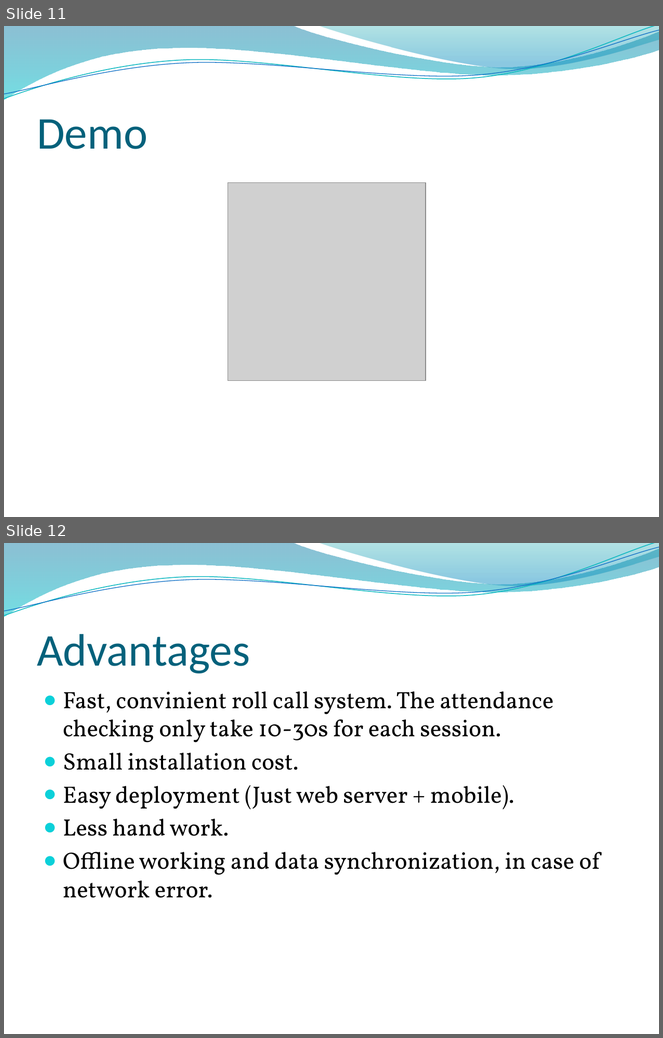
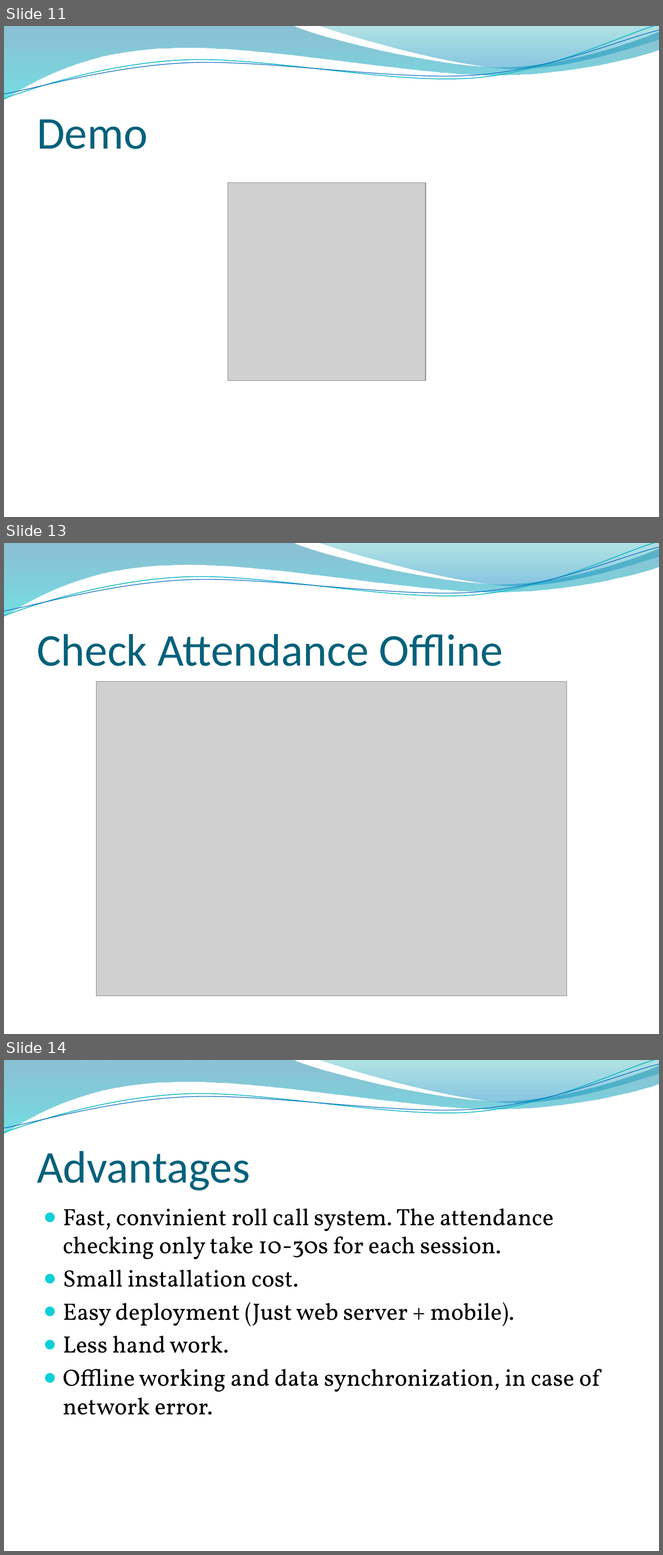
Before and after one commit to conanak99/roll-system-mobile, a slide deck: Document/Slide/Slide thuyet trinh.pptx. Shown one above the other, each under a label of ours: slides 11 and 12 before the commit, slides 11, 13 and 14 after it; the slides between them are not shown. The pictures are 663x1038 and 663x1555 pixels, drawn with LibreOffice and Linux fonts; fonts in the diff are those of the drawing; grey boxes stand for pictures; background and template pictures are left out. Boxes give left, top, right and bottom in pixels: in the first picture for what was removed or moved away, otherwise in the second. Text is boxed around its words. In the diff, an @@ line names an element or a change of style, - is before the commit and + after.

```diff
--- a/Document/Slide/Slide thuyet trinh.pptx
+++ b/Document/Slide/Slide thuyet trinh.pptx
@@ slide 13 added at (4,543,659,1034), background picture (left out); not listed: 4 template elements that a slide beside it also shows @@
@@ title added at (37,634,503,666), 50 pt, text #04617B @@
+Check Attendance Offline
@@ picture added at (97,682,567,996) @@
@@ what was slide 12 is now slide 14 @@
```
Also in this commit, not shown: 2 slides changed, 1 other slide added, 1 other file.
